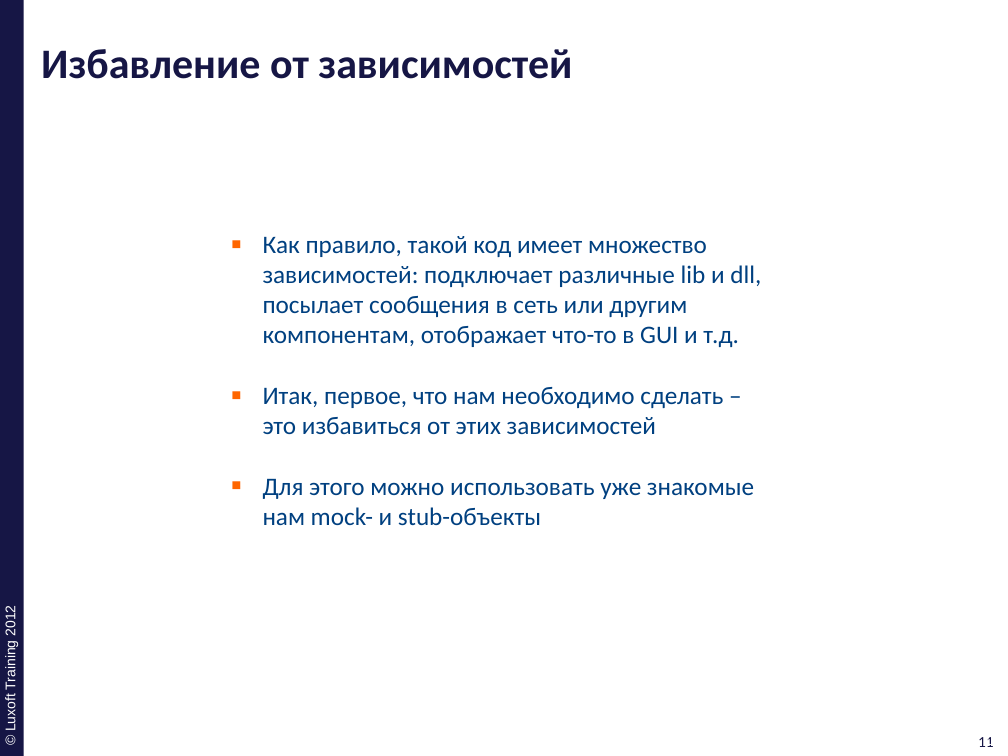
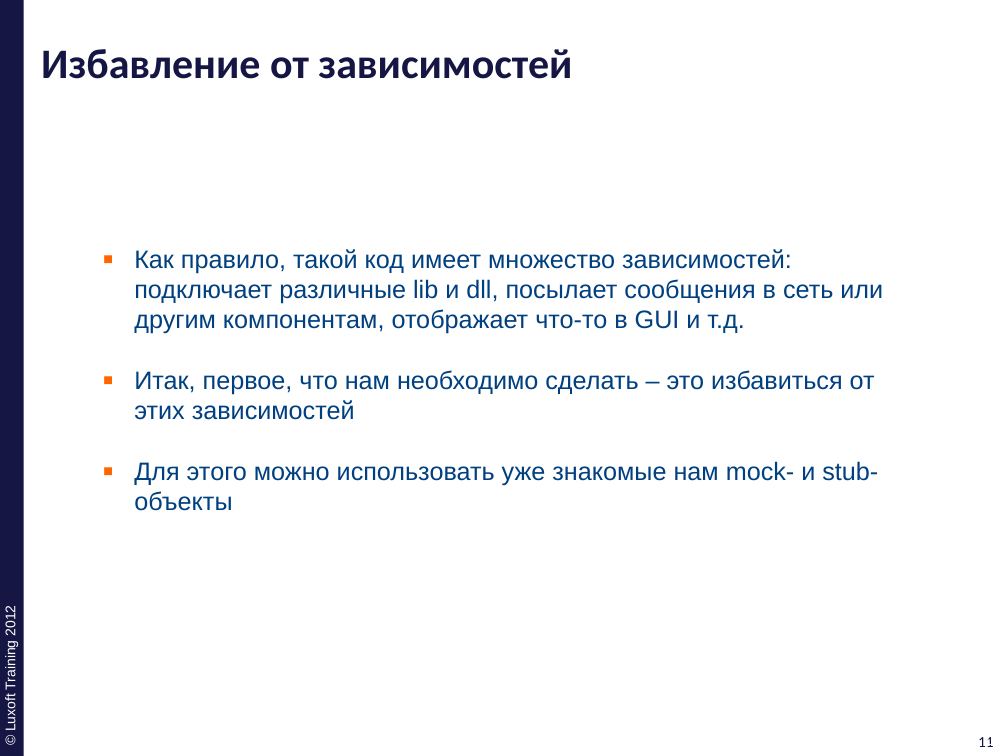
Before and after one commit to ivan-dyachenko/Trainings, a slide deck: slide 11 of Test Driven Development/materials/pptx/9. TDD-Legacy.pptx. Drawn at 1008x756 pixels with LibreOffice and Linux fonts; fonts in the diff are those of the drawing; background and template pictures are left out. Boxes give left, top, right and bottom in pixels: in the first picture for what was removed or moved away, otherwise in the second. Text is boxed around its words. In the diff, an @@ line names an element or a change of style, - is before the commit and + after.

```diff
--- a/Test Driven Development/materials/pptx/9. TDD-Legacy.pptx
+++ b/Test Driven Development/materials/pptx/9. TDD-Legacy.pptx
@@ text "Как правило, такой код имеет ...": place and size @@
-text "Как правило, такой код имеет ..." at (263, 236, 761, 526)
+text "Как правило, такой код имеет ..." at (134, 249, 883, 511)
@@ text "Как правило, такой код имеет ..." at (134, 249, 883, 511): font Calibri to Arial @@
```
Also in this commit, not shown: 13 other slides changed, 4 slides added, 1 slide removed, 1 other file.
